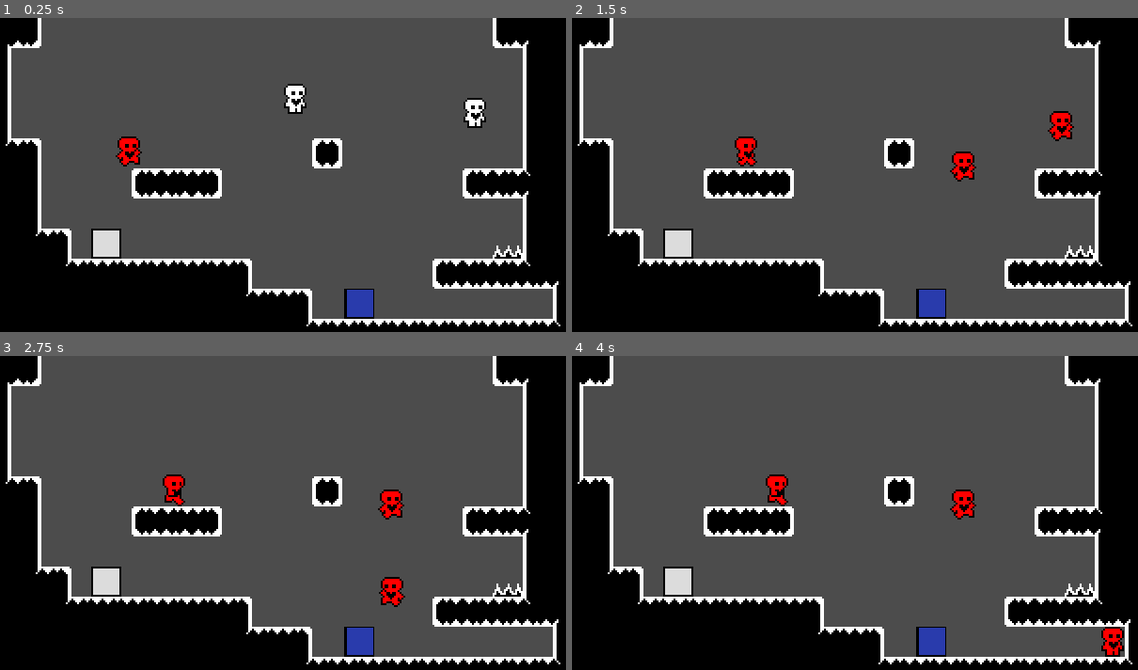
Above: before the commit, frames 1-4 (two rows, left to right).
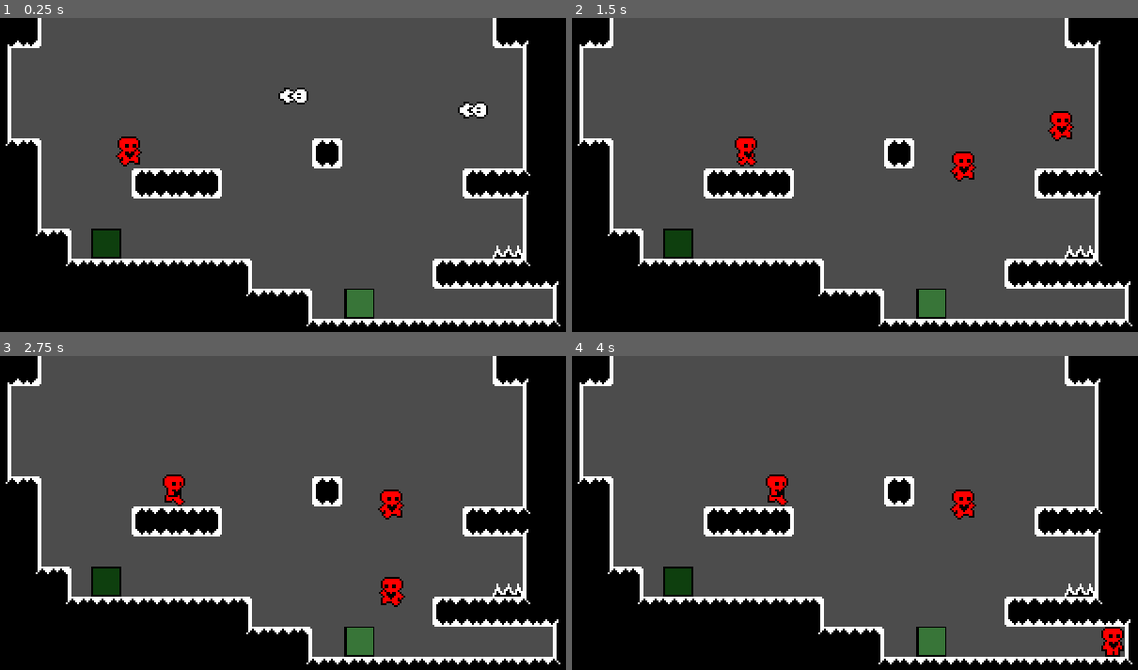
Above: after the commit, the same moments.

Repository: MarianZuska/stack-em-up
Game: Godot game, scene res://Scenes/Tests/MarianPlayground.tscn
Two runs of this game, one before a commit and one after it. Both use one fixed random seed, a clock stepped at 60 frames per second and the inputs below. This scene is started directly instead of the project's main scene.
Inputs:
- Up to frame 1 (0.25 s): no input
- Up to frame 2 (1.5 s): tap Enter (ui_accept) at 0.5, 0.77 s; hold D (right) from 0.53 s (still down); tap E (merge_characters) at 0.6 s; tap Tab (swap_character) at 0.8, 1.35 s
- Up to frame 3 (2.75 s): tap Enter (ui_accept) at 1.52 s; tap Q (unmerge_characters) at 1.55, 2.1 s; release D (right) at 2.03 s; hold A (left) from 2.03 s (still down); tap Shift (throw, bound only after the commit) at 2.3 s
- Up to frame 4 (4 s): release A (left) at 2.78 s; hold D (right) from 2.78 s (still down); tap Shift (throw, bound only after the commit) at 2.85 s; tap Enter (ui_accept) at 3.02, 3.77 s; tap E (merge_characters) at 3.05, 3.6 s; tap Tab (swap_character) at 3.8 s

The runs differ from the first frame. In frame 1, 1.4% of the frame differs, in the area x 16-87%, y 20-96%; in frame 2, 0.8%; in frame 3, 0.8%; in frame 4, 0.8%.
Error in both runs: Invalid operands 'String' and 'int' in operator '/'. (res://Scripts/Player.gd:59)

Commit message:
Fixed doors and added throwing

Diff:
--- a/Scenes/Controllers/PlayerController.tscn
+++ b/Scenes/Controllers/PlayerController.tscn
@@ -2,6 +2,5 @@
 
 [ext_resource path="res://Scripts/PlayerController.gd" type="Script" id=1]
 
-
 [node name="PlayerController" type="Node2D"]
 script = ExtResource( 1 )
--- a/Scenes/Objects/Button.tscn
+++ b/Scenes/Objects/Button.tscn
@@ -3,10 +3,8 @@
 [ext_resource path="res://Scripts/Button.gd" type="Script" id=1]
 [ext_resource path="res://Resources/Sprites/Tile16x16_0.png" type="Texture" id=2]
 
-
-
 [sub_resource type="RectangleShape2D" id=1]
-extents = Vector2( 8.02634, 8.02185 )
+extents = Vector2( 8.02634, 0.0596466 )
 
 [node name="Button" type="Area2D"]
 script = ExtResource( 1 )
@@ -15,5 +13,4 @@
 shape = SubResource( 1 )
 
 [node name="Sprite" type="Sprite" parent="."]
-modulate = Color( 0.188235, 0.266667, 0.780392, 1 )
 texture = ExtResource( 2 )
--- a/Scenes/Objects/Player.tscn
+++ b/Scenes/Objects/Player.tscn
@@ -82,6 +82,7 @@
 [node name="Sprite" type="Sprite" parent="Player"]
 texture = ExtResource( 1 )
 hframes = 8
+frame = 7
 
 [node name="CollisionShape2D" type="CollisionShape2D" parent="Player"]
 position = Vector2( 0, 2.637 )
--- a/Scenes/Tests/MarianPlayground.tscn
+++ b/Scenes/Tests/MarianPlayground.tscn
@@ -500,4 +500,4 @@
 [node name="Door" parent="." instance=ExtResource( 8 )]
 position = Vector2( 66.6238, 120 )
 buttons = [ NodePath("../Button") ]
-buttonsNeeded = 1
+color = Color( 0.254902, 0.533333, 0.254902, 1 )
--- a/Scripts/Button.gd
+++ b/Scripts/Button.gd
@@ -1,10 +1,10 @@
 extends Area2D
 
-var isPressed = false
+var is_pressed = false
 
 func _physics_process(delta):
 	var bodies = get_overlapping_bodies()
-	isPressed = false
+	is_pressed = false
 	for body in bodies:
 		if body.name == "Player":
-			isPressed = true
+			is_pressed = true
--- a/Scripts/Door.gd
+++ b/Scripts/Door.gd
@@ -1,28 +1,34 @@
 extends StaticBody2D
 
 export(Array, NodePath) var buttons
-export(int) var buttonsNeeded
-export(bool) var doInvert
+export(int) var buttons_needed = 1
+export(bool) var do_invert = false
+export(Color) var color = Color.white
 
-onready var collisionShape = $CollisionShape2D
+onready var collision_shape = $CollisionShape2D
 onready var sprite = $Sprite
+
+func _ready():
+	modulate = color
+	for button in buttons:
+		get_node(button).modulate = color
 
 func _process(delta):
 	var count = 0
 	for button in buttons:
-		if get_node(button).isPressed == true:
+		if get_node(button).is_pressed == true:
 			count += 1
 
 	var open = false
-	if count >= buttonsNeeded:
+	if count >= buttons_needed:
 		open = true
 
-	if doInvert:
+	if do_invert:
 		open = not open
 
 	if open:
-		collisionShape.disabled = true
+		collision_shape.disabled = true
 		sprite.modulate = Color.transparent
 	else:
-		collisionShape.disabled = false
-		sprite.modulate = Color.white
+		collision_shape.disabled = false
+		sprite.modulate = color
--- a/Scripts/Player.gd
+++ b/Scripts/Player.gd
@@ -203,6 +203,11 @@
 			if xinput == 0:
 				motion.x = lerp(motion.x, 0, AIR_RESISTANCE * delta)
 
+func throw():
+	motion = Vector2(JUMP_FORCE, -JUMP_FORCE)
+	if sprite.flip_h:
+		motion.x = -motion.x
+
 func is_near_wall():
 	return is_near_left_wall() or is_near_right_wall()
 
--- a/Scripts/PlayerController.gd
+++ b/Scripts/PlayerController.gd
@@ -14,7 +14,7 @@
 func activate_player():
 	var players = get_players()
 	for index in range(len(players)):
-		players[index].set("is_controlled", index == currently_active_index)
+		players[index].is_controlled = index == currently_active_index
 
 func get_player_tree(reference_player):
 	if reference_player == null:
@@ -31,7 +31,7 @@
 				var other_player_tree = get_player_tree(other_player)
 				var curr_player_tree = get_player_tree(curr_player)
 				if not(curr_player in other_player_tree) and not(other_player in curr_player_tree):
-					other_player.set("can_move", false)
+					other_player.can_move = false
 					get_collision_shape(other_player).disabled = true
 					curr_player_tree[-1].player_on_top = other_player
 					resize_collision_shape(other_player)
@@ -43,7 +43,7 @@
 	if player != null:
 		# If unstack all players
 		# unstack_for_player(curr_player.player_on_top)
-		player.set("can_move", true)
+		player.can_move = true
 		get_collision_shape(player).disabled = false
 		curr_player.player_on_top = null
 		resize_collision_shape(player)
@@ -77,6 +77,13 @@
 				return player
 	return null
 
+func throw_player_on_top():
+	if get_current_player().player_on_top != null:
+		var thrown_player = get_current_player().player_on_top
+		unstack_for_player(get_current_player())
+		thrown_player.can_move = true
+		thrown_player.throw()
+
 # Called every frame. 'delta' is the elapsed time since the previous frame.
 func _process(delta: float) -> void:
 	if Input.is_action_just_pressed("swap_character"):
@@ -93,3 +100,6 @@
 			if p != null:
 				unstack_for_player(p)
 				break
+
+	if Input.is_action_just_pressed("throw"):
+		throw_player_on_top()
--- a/project.godot
+++ b/project.godot
@@ -108,6 +108,11 @@
 "events": [ Object(InputEventKey,"resource_local_to_scene":false,"resource_name":"","device":0,"alt":false,"shift":false,"control":false,"meta":false,"command":false,"pressed":false,"scancode":81,"unicode":0,"echo":false,"script":null)
  ]
 }
+throw={
+"deadzone": 0.5,
+"events": [ Object(InputEventKey,"resource_local_to_scene":false,"resource_name":"","device":0,"alt":false,"shift":false,"control":false,"meta":false,"command":false,"pressed":false,"scancode":16777237,"unicode":0,"echo":false,"script":null)
+ ]
+}
 
 [rendering]
 
